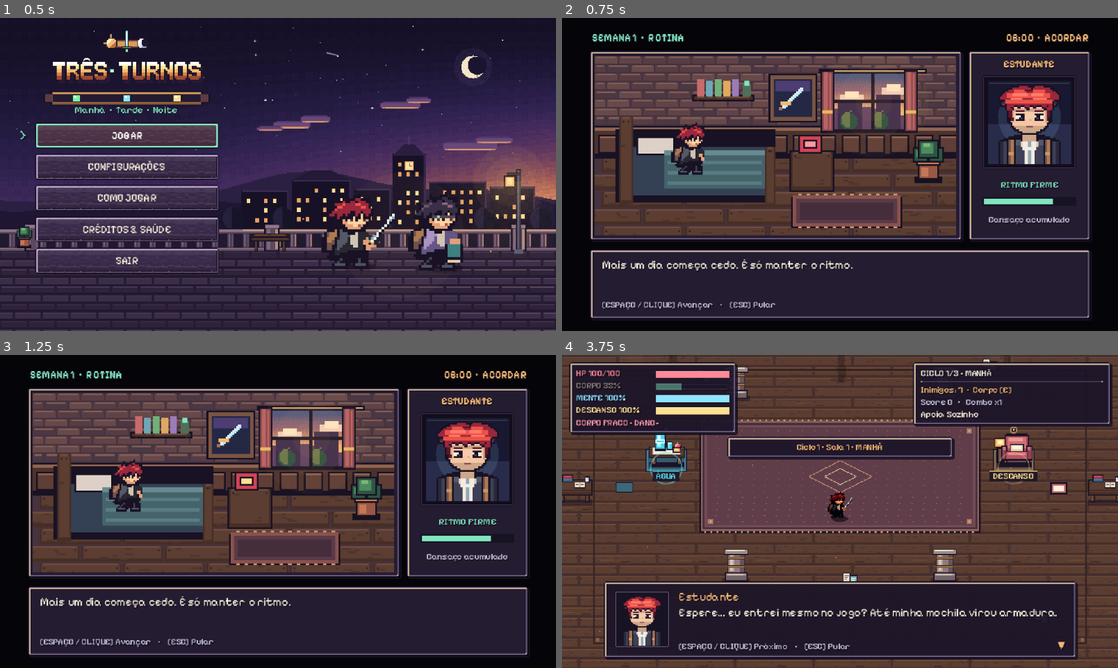
Above: before the commit, frames 1-4 (two rows, left to right).
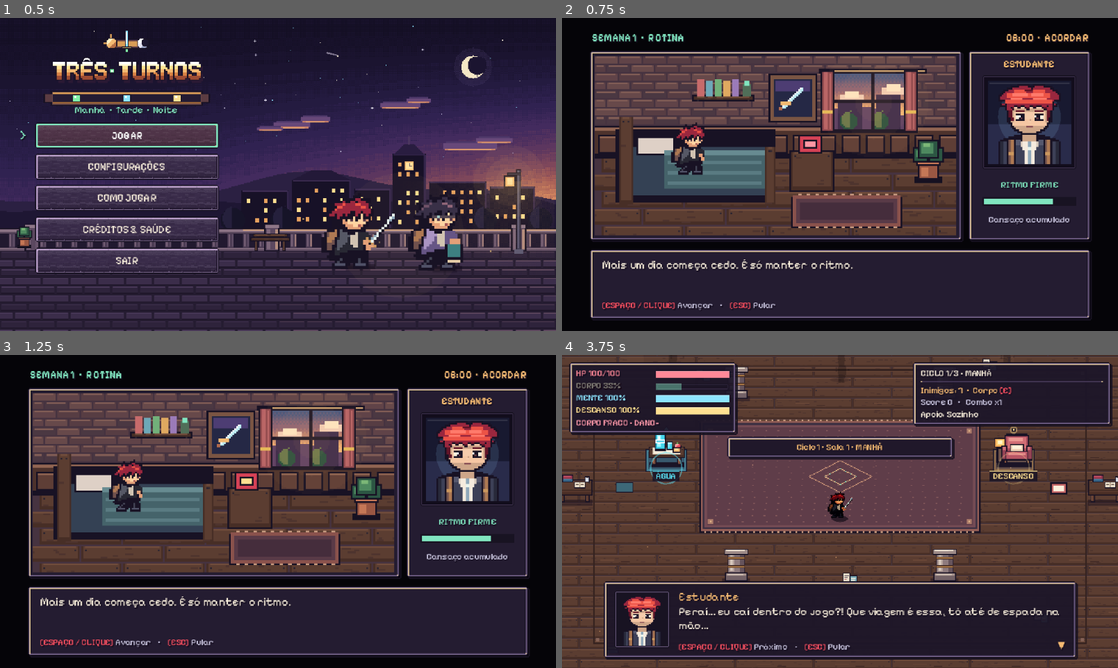
Above: after the commit, the same moments.

Repository: Honorato1337/sasi-game-jam-2026
Game: Godot game, scene res://scenes/levels/arena.tscn
Same seed, same stepped clock (60 frames per second), same inputs: the game is played once before the commit and once after it.
Inputs (mouse positions are in pixels of both pictures, inside the frame that each line leads up to):
- Up to frame 1 (0.5 s): no input
- Up to frame 2 (0.75 s): click "JOGAR" at 0.5 s
- Up to frame 3 (1.25 s): no input
- Up to frame 4 (3.75 s): tap Enter at 1.25 s; move the mouse to (962, 495) at 1.27 s; hold D (move_right) 1.28-2.03 s; tap Space (attack) at 1.35, 2 s; click (962, 495) at 1.42 s; move the mouse to (728, 527) at 2.02 s; hold S (move_down) 2.03-2.78 s; tap R (breathe) at 2.1 s; click (728, 527) at 2.17 s; move the mouse to (895, 442) at 2.77 s; hold D (move_right) 2.78-3.53 s; tap Shift (dash) at 2.85 s; click (895, 442) at 2.92 s; move the mouse to (812, 574) at 3.52 s; hold W (move_up) from 3.53 s (still down); tap E (interact) at 3.6 s; click (812, 574) at 3.67 s

Frame 1 is identical in both runs. In frame 2, 0.3% of the frame differs, in the area x 7-39%, y 90-94%; in frame 3, 0.3%; in frame 4, 1.6%, in the area x 2-90%, y 10-95%.

Commit message:
T-034: dialogos naturais, teclas em vermelho, pitch deck e builds atualizadas

Diff:
--- a/sasi-game-jam-2026/scenes/objects/care_station.gd
+++ b/sasi-game-jam-2026/scenes/objects/care_station.gd
@@ -7,6 +7,7 @@
 enum StationType { WATER_SNACK, REST_SPOT, ROOM_PILLAR, CLASSMATE_NPC, HABIT_ALTAR, RESPITE_ALLY }
 
 const INTERACTION_RADIUS: float = 46.0
+const Retro = preload("res://scenes/ui/retro_window.gd")
 const CLASSMATE_SHEET = preload("res://assets/sprites/classmate_sheet.png")
 const ROOM_PROPS_SHEET = preload("res://assets/sprites/room_props_sheet.png")
 
@@ -177,7 +178,23 @@
 	_badge.draw_rect(Rect2(box.position + Vector2(2, box.size.y - 2), Vector2(box.size.x - 4, 1)), border_col)
 	_badge.draw_rect(Rect2(box.position + Vector2(1, 2), Vector2(1, box.size.y - 4)), border_col)
 	_badge.draw_rect(Rect2(box.position + Vector2(box.size.x - 2, 2), Vector2(1, box.size.y - 4)), border_col)
-	_badge.draw_string(font, origin, prompt, HORIZONTAL_ALIGNMENT_LEFT, -1, 11, Color("#fff2ce"))
+	var cursor_x: float = origin.x
+	var idx: int = 0
+	var length: int = prompt.length()
+	while idx < length:
+		var open_idx: int = prompt.find("[", idx)
+		var close_idx: int = prompt.find("]", open_idx + 1) if open_idx != -1 else -1
+		var seg_end: int = length
+		var seg_col: Color = Color("#fff2ce")
+		if open_idx == idx and close_idx != -1:
+			seg_end = close_idx + 1
+			seg_col = Retro.KEY_RED
+		elif open_idx > idx and close_idx != -1:
+			seg_end = open_idx
+		var segment: String = prompt.substr(idx, seg_end - idx)
+		_badge.draw_string(font, Vector2(cursor_x, origin.y), segment, HORIZONTAL_ALIGNMENT_LEFT, -1, 11, seg_col)
+		cursor_x += font.get_string_size(segment, HORIZONTAL_ALIGNMENT_LEFT, -1, 11).x
+		idx = seg_end
 
 
 func _draw() -> void:
--- a/sasi-game-jam-2026/scenes/ui/cutscene_player.gd
+++ b/sasi-game-jam-2026/scenes/ui/cutscene_player.gd
@@ -42,17 +42,17 @@
 ]
 const HAPPY_TIMES: Array[String] = ["07:00", "07:35", "08:30", "12:15", "17:45", "22:30"]
 const HAPPY_CAPTIONS: Array[String] = [
-	"A rotina continua cedo, mas agora começa bebendo água fresca e respirando fundo.",
-	"O ônibus e o caminho são os mesmos — a diferença é aceitar a rotina sem se cobrar além da conta.",
-	"As aulas e deveres seguem no seu tempo, um passo de cada vez e com água sempre por perto.",
-	"Pausa de verdade no RU com os amigos. Comer bem também faz parte da jornada.",
-	"Fim de tarde reservado para treinar, movimentar o corpo e descarregar a tensão do dia.",
-	"Tela desligada e mente em paz. Dormir bem na hora certa para viver o amanhã sem pressa.",
+	"O despertador ainda toca cedo, mas agora o dia começa com calma e um copo d'água.",
+	"O mesmo busão de sempre — só que sem carregar o peso do mundo na mochila.",
+	"Uma matéria de cada vez, anotando no meu ritmo e sem esquecer da garrafinha.",
+	"Almoço sem pressa no RU, jogando conversa fora com o pessoal da turma.",
+	"Fim de tarde pra suar a camisa, soltar o corpo e deixar o estresse ir embora.",
+	"Celular longe e cabeça tranquila. Amanhã tem mais, e tá tudo bem.",
 ]
 const EXIT_CAPTIONS: Array[String] = [
-	"Saio da tela no susto, ofegante no chão do meu quarto... tudo aquilo foi uma alucinação.",
-	"A rotina não vai desaparecer, mas fui eu quem esqueceu de cuidar de mim dentro dela.",
-	"Beber água, treinar, descansar e dormir bem... aceitar a rotina é aprender a viver em equilíbrio.",
+	"Acordo no susto no tapete do quarto, coração acelerado... eu dormi com o controle na mão?",
+	"A rotina puxada não vai sumir sozinha... mas eu tinha esquecido de mim no meio dela.",
+	"Um copo d'água, um treino, uma noite bem dormida. Um dia de cada vez já basta.",
 ]
 const SCENE_TIMES: Array[Array] = [
 	["06:00", "06:40", "08:00", "12:30", "18:30", "23:30"],
@@ -95,9 +95,9 @@
 	"Cansaço.",
 ]
 const CONSOLE_CAPTIONS: Array[String] = [
-	"Preciso desligar a cabeça... talvez jogar um pouco ajude a descansar.",
-	"O videogame liga. A luz da tela preenche o quarto escuro...",
-	"E quando percebo... eu entrei dentro do jogo.",
+	"Minha cabeça não para... vou ligar o videogame um pouco pra ver se desligo.",
+	"A TV acende no quarto escuro. Os olhos pesam na frente da tela...",
+	"E num piscar de olhos... parece que a tela me puxou pra dentro.",
 ]
 const HOPE_LINES: Array[String] = [
 	"A vida é uns deveres que nós trouxemos para fazer em casa.",
@@ -141,7 +141,7 @@
 var _intro_poem_stage: Node2D
 var _intro_poem_labels: Array[Label] = []
 var _intro_poem_author: Label
-var _intro_poem_prompt: Label
+var _intro_poem_prompt: RichTextLabel
 
 var _console_root: Control
 var _console_stage: Node2D
@@ -151,7 +151,7 @@
 var _ending_stage: Node2D
 var _ending_poem_labels: Array[Label] = []
 var _ending_poem_author: Label
-var _ending_poem_prompt: Label
+var _ending_poem_prompt: RichTextLabel
 
 var _feather_seeds: Array[Vector3] = []
 
@@ -239,7 +239,7 @@
 	_montage_caption = Retro.label(caption_box, Rect2(14, 10, 548, 40), "", 13, Retro.CREAM)
 	_montage_caption.autowrap_mode = TextServer.AUTOWRAP_WORD_SMART
 	_montage_caption.vertical_alignment = VERTICAL_ALIGNMENT_TOP
-	Retro.label(caption_box, Rect2(14, 56, 548, 16),
+	Retro.rich_label(caption_box, Rect2(14, 56, 548, 16),
 			"[ESPAÇO / CLIQUE] Avançar    •    [ESC] Pular", 10, Retro.MUTED)
 
 
@@ -278,7 +278,7 @@
 			"— Álvaro de Campos (Fernando Pessoa, 1934)", 11, Retro.BEVEL_LIGHT,
 			HORIZONTAL_ALIGNMENT_CENTER, false)
 	_intro_poem_author.modulate.a = 0.0
-	_intro_poem_prompt = Retro.label(_intro_poem_root, Rect2(48, 328, 544, 18),
+	_intro_poem_prompt = Retro.rich_label(_intro_poem_root, Rect2(48, 328, 544, 18),
 			"[ESPAÇO / CLIQUE] Continuar    •    [ESC] Pular", 10, Color("#8f88a6"),
 			HORIZONTAL_ALIGNMENT_CENTER, false)
 
@@ -304,7 +304,7 @@
 	_console_caption = Retro.label(box, Rect2(14, 10, 548, 36), "", 13, Retro.CREAM)
 	_console_caption.autowrap_mode = TextServer.AUTOWRAP_WORD_SMART
 	_console_caption.vertical_alignment = VERTICAL_ALIGNMENT_TOP
-	Retro.label(box, Rect2(14, 50, 548, 16),
+	Retro.rich_label(box, Rect2(14, 50, 548, 16),
 			"[ESPAÇO / CLIQUE] Continuar    •    [ESC] Pular", 10, Retro.MUTED)
 
 
@@ -343,7 +343,7 @@
 	_ending_poem_author = Retro.label(_ending_poem_root, Rect2(32, 260, 428, 18),
 			"— Mário Quintana", 11, Retro.GOLD, HORIZONTAL_ALIGNMENT_CENTER)
 	_ending_poem_author.modulate.a = 0.0
-	_ending_poem_prompt = Retro.label(_ending_poem_root, Rect2(32, 314, 428, 16),
+	_ending_poem_prompt = Retro.rich_label(_ending_poem_root, Rect2(32, 314, 428, 16),
 			"[ESPAÇO / CLIQUE] Continuar    •    [ESC] Pular", 10, Retro.MUTED,
 			HORIZONTAL_ALIGNMENT_CENTER)
 
--- a/sasi-game-jam-2026/scenes/ui/hud.gd
+++ b/sasi-game-jam-2026/scenes/ui/hud.gd
@@ -20,9 +20,10 @@
 
 var _meters: Array[ProgressBar] = []
 var _names: Array[Label] = []
-var _alert: Label
+var _alert: RichTextLabel
+var _last_alert: String = ""
 var _room: Label
-var _objective: Label
+var _objective: RichTextLabel
 var _score: Label
 var _ally: Label
 var _breathing: Panel
@@ -53,12 +54,14 @@
 		var y: int = 6 + index * 14
 		_names.append(Retro.label(vitals, Rect2(8, y, 90, 14), NAMES[index], 10, COLORS[index]))
 		_meters.append(Retro.meter(vitals, Rect2(100, y + 4, 84, 6), COLORS[index]))
-	_alert = Retro.label(vitals, Rect2(8, 63, 176, 13), "", 10, Color("#ff9aab"))
+	_alert = Retro.rich_label(vitals, Rect2(8, 63, 176, 13), "", 10, Color("#ff9aab"))
+	_alert.autowrap_mode = TextServer.AUTOWRAP_OFF
 
 	var info: Panel = Retro.panel(self, Rect2(404, 8, 228, 72), true)
 	_room = Retro.label(info, Rect2(9, 6, 210, 14), "", 10, Retro.CREAM)
 	Retro.divider(info, Rect2(9, 22, 210, 1))
-	_objective = Retro.label(info, Rect2(9, 25, 210, 14), "", 10, Retro.GOLD)
+	_objective = Retro.rich_label(info, Rect2(9, 25, 210, 14), "", 10, Retro.GOLD)
+	_objective.autowrap_mode = TextServer.AUTOWRAP_OFF
 	_score = Retro.label(info, Rect2(9, 39, 210, 14), "", 10, Retro.MUTED)
 	_ally = Retro.label(info, Rect2(9, 53, 210, 14), "", 10, Retro.CREAM)
 
@@ -80,12 +83,14 @@
 	_banner_box.hide()
 
 	_breathing = Retro.panel(self, Rect2(8, 320, 174, 32), true)
-	Retro.label(_breathing, Rect2(8, 4, 158, 14), "Segure [R] Respirar", 10)
+	var breath_lbl: RichTextLabel = Retro.rich_label(_breathing, Rect2(8, 4, 158, 14), "Segure [R] Respirar", 10)
+	breath_lbl.autowrap_mode = TextServer.AUTOWRAP_OFF
 	_breath = Retro.meter(_breathing, Rect2(8, 21, 158, 5), Retro.MINT)
 	_breath.max_value = 1.0
 	_clarity = Retro.panel(self, Rect2(342, 320, 290, 32), true, true)
-	Retro.label(_clarity, Rect2(8, 8, 274, 16), "GOLPE DE CLAREZA PRONTO [ESPAÇO/CLIQUE]",
-			10, Retro.GOLD, HORIZONTAL_ALIGNMENT_CENTER)
+	var clarity_lbl: RichTextLabel = Retro.rich_label(_clarity, Rect2(8, 8, 274, 16),
+			"GOLPE DE CLAREZA PRONTO [ESPAÇO/CLIQUE]", 10, Retro.GOLD, HORIZONTAL_ALIGNMENT_CENTER)
+	clarity_lbl.autowrap_mode = TextServer.AUTOWRAP_OFF
 
 	GameManager.state_changed.connect(_on_state_changed)
 	GameManager.hp_changed.connect(_on_hp_changed)
@@ -113,7 +118,7 @@
 
 
 func set_objective(message: String) -> void:
-	_objective.text = message
+	_objective.text = Retro.highlight_keys(message)
 
 
 func set_survival_status(active: bool, remaining: float = 0.0, duration: float = 28.0) -> void:
@@ -269,7 +274,9 @@
 		status_msg = "LENTIDÃO"
 	elif low:
 		status_msg = "PILAR BAIXO"
-	_alert.text = status_msg
+	if status_msg != _last_alert:
+		_last_alert = status_msg
+		_alert.text = Retro.highlight_keys(status_msg)
 	_alert.modulate.a = 1.0 if blink else 0.62
 	var glow: float = 1.03 + 0.16 * sin(_pulse * TAU)
 	_clarity.modulate = Color(glow, glow, 1.0)
--- a/sasi-game-jam-2026/scenes/ui/retro_window.gd
+++ b/sasi-game-jam-2026/scenes/ui/retro_window.gd
@@ -14,8 +14,10 @@
 const BODY_HUD: Color = Color("#1e172ae0")
 const MINT: Color = Color("#81e6c0")
 const GOLD: Color = Color("#f4ba72")
+const KEY_RED: Color = Color("#ff5263")
 
 static var _box_cache: Dictionary[String, StyleBoxTexture] = {}
+static var _key_regex: RegEx
 
 
 static func style(fill: Color, border: Color, width: int = 1) -> StyleBoxFlat:
@@ -226,6 +228,48 @@
 	return block_rect
 
 
+static func highlight_keys(content: String, key_color: Color = KEY_RED) -> String:
+	if _key_regex == null:
+		_key_regex = RegEx.new()
+		_key_regex.compile("\\[([^\\[\\]]+)\\]")
+	var matches: Array[RegExMatch] = _key_regex.search_all(content)
+	if matches.is_empty():
+		return content
+	var hex: String = key_color.to_html(false)
+	var result: String = ""
+	var cursor: int = 0
+	for hit: RegExMatch in matches:
+		result += content.substr(cursor, hit.get_start() - cursor)
+		result += "[color=#%s][lb]%s[rb][/color]" % [hex, hit.get_string(1)]
+		cursor = hit.get_end()
+	result += content.substr(cursor)
+	return result
+
+
+static func rich_label(parent: Node, rect: Rect2, content: String, font_size: int,
+		color: Color = CREAM, alignment: HorizontalAlignment = HORIZONTAL_ALIGNMENT_LEFT,
+		shadow: bool = true, key_color: Color = KEY_RED) -> RichTextLabel:
+	var caption: RichTextLabel = RichTextLabel.new()
+	caption.bbcode_enabled = true
+	caption.scroll_active = false
+	caption.fit_content = false
+	caption.autowrap_mode = TextServer.AUTOWRAP_WORD_SMART
+	caption.horizontal_alignment = alignment
+	caption.vertical_alignment = VERTICAL_ALIGNMENT_CENTER
+	caption.mouse_filter = Control.MOUSE_FILTER_IGNORE
+	caption.add_theme_stylebox_override(&"normal", StyleBoxEmpty.new())
+	caption.add_theme_font_size_override(&"normal_font_size", font_size)
+	caption.add_theme_font_size_override(&"bold_font_size", font_size)
+	caption.add_theme_color_override(&"default_color", color)
+	if shadow:
+		caption.add_theme_color_override(&"font_shadow_color", Color(0.08, 0.05, 0.12, 0.85))
+		caption.add_theme_constant_override(&"shadow_offset_x", 1)
+		caption.add_theme_constant_override(&"shadow_offset_y", 1)
+	caption.text = highlight_keys(content, key_color)
+	place(caption, parent, rect)
+	return caption
+
+
 static func label(parent: Node, rect: Rect2, content: String, font_size: int,
 		color: Color = CREAM, alignment: HorizontalAlignment = HORIZONTAL_ALIGNMENT_LEFT,
 		shadow: bool = true) -> Label:
--- a/sasi-game-jam-2026/scenes/ui/story_dialog.gd
+++ b/sasi-game-jam-2026/scenes/ui/story_dialog.gd
@@ -16,7 +16,8 @@
 var _atlas: AtlasTexture = AtlasTexture.new()
 var _portrait_rect: TextureRect
 var _speaker: Label
-var _text: Label
+var _text: RichTextLabel
+var _raw_text: String = ""
 var _continue_arrow: Label
 
 
@@ -37,13 +38,10 @@
 	_portrait_rect.texture = _atlas
 	Retro.place(_portrait_rect, panel, Rect2(14, 13, 60, 62))
 	_speaker = Retro.label(panel, Rect2(86, 10, 446, 17), "", 13, Retro.GOLD)
-	_text = Retro.label(panel, Rect2(86, 28, 446, 36), "", 13)
-	_text.autowrap_mode = TextServer.AUTOWRAP_WORD_SMART
+	_text = Retro.rich_label(panel, Rect2(86, 27, 446, 38), "", 13)
 	_text.vertical_alignment = VERTICAL_ALIGNMENT_TOP
-	_text.clip_text = true
-	_text.max_lines_visible = 2
 	_text.visible_characters_behavior = TextServer.VC_CHARS_AFTER_SHAPING
-	Retro.label(panel, Rect2(86, 68, 410, 14), "[ESPAÇO / CLIQUE] Próximo    •    [ESC] Pular", 10, Retro.MUTED)
+	Retro.rich_label(panel, Rect2(86, 68, 410, 14), "[ESPAÇO / CLIQUE] Próximo    •    [ESC] Pular", 10, Retro.MUTED)
 	_continue_arrow = Retro.label(panel, Rect2(500, 67, 32, 15), "▼", 11, Retro.GOLD, HORIZONTAL_ALIGNMENT_RIGHT)
 	_continue_arrow.hide()
 	GameManager.state_changed.connect(_on_state_changed)
@@ -69,7 +67,8 @@
 func _show_line() -> void:
 	var entry: Dictionary = _lines[_index]
 	_speaker.text = entry["speaker"]
-	_text.text = entry["text"]
+	_raw_text = entry["text"]
+	_text.text = Retro.highlight_keys(_raw_text)
 	_text.visible_characters = 0
 	_elapsed = 0.0
 	_letter_count = 0
@@ -95,13 +94,18 @@
 	_continue_arrow.visible = not typing
 	if _continue_arrow.visible:
 		_continue_arrow.position.y = 67.0 + roundf(sin(_elapsed * 7.0) * 1.5)
-	var target: int = mini(int(_elapsed * 45.0), _text.text.length())
-	for index: int in range(_text.visible_characters, target):
-		if _text.text[index].to_lower() != _text.text[index].to_upper():
+	var raw_len: int = _raw_text.length()
+	var prev_raw: int = mini(_text.visible_characters, raw_len)
+	var target_raw: int = mini(int(_elapsed * 45.0), raw_len)
+	for index: int in range(prev_raw, target_raw):
+		if _raw_text[index].to_lower() != _raw_text[index].to_upper():
 			_letter_count += 1
 			if _letter_count % 3 == 0:
 				AudioManager.play_voice_blip()
-	_text.visible_characters = maxi(_text.visible_characters, target)
+	if int(_elapsed * 45.0) >= raw_len:
+		_text.visible_characters = _text.text.length()
+	else:
+		_text.visible_characters = maxi(_text.visible_characters, target_raw)
 
 
 func _input(event: InputEvent) -> void:
--- a/sasi-game-jam-2026/scenes/ui/title_end_screens.gd
+++ b/sasi-game-jam-2026/scenes/ui/title_end_screens.gd
@@ -216,7 +216,7 @@
 		var x: int = 16 + (index % 2) * 213
 		var y: int = 36 + floori(index / 2.0) * 27
 		Retro.block(_help_window, Rect2(x, y, 205, 24), Retro.INK)
-		Retro.label(_help_window, Rect2(x + 8, y, 113, 24), controls[index], 12, Retro.GOLD)
+		Retro.label(_help_window, Rect2(x + 8, y, 113, 24), controls[index], 12, Retro.KEY_RED)
 		Retro.label(_help_window, Rect2(x + 121, y, 76, 24), actions[index], 12, Retro.CREAM,
 				HORIZONTAL_ALIGNMENT_RIGHT)
 
@@ -230,7 +230,7 @@
 		var y: int = 122 + index * 43
 		Retro.block(_help_window, Rect2(16, y, 418, 38), Retro.INK)
 		Retro.label(_help_window, Rect2(24, y, 88, 38), topics[index], 11, Retro.MINT)
-		Retro.label(_help_window, Rect2(116, y, 310, 38), explanations[index], 11)
+		Retro.rich_label(_help_window, Rect2(116, y, 310, 38), explanations[index], 11)
 	_back_button(_help_window, 260)
 
 
--- a/sasi-game-jam-2026/scripts/data/story_dialogues.gd
+++ b/sasi-game-jam-2026/scripts/data/story_dialogues.gd
@@ -7,59 +7,59 @@
 
 const SEQUENCES: Dictionary = {
 	"room_1_morning": [
-		{"speaker": "Estudante", "portrait": "student", "text": "Espere... eu entrei mesmo no jogo? Até minha mochila virou armadura."},
-		{"speaker": "Estudante", "portrait": "student", "text": "Esses vultos são completamente pretos... só o peso escuro da manhã."},
-		{"speaker": "Estudante", "portrait": "student", "text": "Antes de enfrentar tudo, preciso beber água. A garrafa está brilhando ali. [E]"},
+		{"speaker": "Estudante", "portrait": "student", "text": "Peraí... eu caí dentro do jogo?! Que viagem é essa, tô até de espada na mão..."},
+		{"speaker": "Estudante", "portrait": "student", "text": "Que vultos são esses no meu quarto? Meu corpo tá pesado demais hoje..."},
+		{"speaker": "Estudante", "portrait": "student", "text": "Tô com a boca seca desde cedo. Melhor beber uma água ali antes de ir. [E]"},
 	],
 	"room_2_afternoon": [
-		{"speaker": "Estudante", "portrait": "student", "text": "O laboratório de tarde... ainda mais vultos negros espalhados entre os prazos."},
-		{"speaker": "Estudante", "portrait": "student", "text": "Um colega está perto da bancada. Posso pedir apoio antes que aperte. [E]"},
+		{"speaker": "Estudante", "portrait": "student", "text": "O lab à tarde... só de olhar pra essas bancadas já bate o peso das entregas."},
+		{"speaker": "Estudante", "portrait": "student", "text": "Ó, tem colega meu ali no canto! Vou pedir uma força antes que eu trave. [E]"},
 	],
 	"classmate_help": [
-		{"speaker": "Colega", "portrait": "classmate", "text": "Respira fundo comigo. Você não precisa carregar tudo sozinho."},
-		{"speaker": "Colega", "portrait": "classmate", "text": "Eu fico por perto enquanto você recupera o fôlego."},
+		{"speaker": "Colega", "portrait": "classmate", "text": "Ei, calma! Respira comigo... você não precisa carregar o semestre nas costas."},
+		{"speaker": "Colega", "portrait": "classmate", "text": "Deixa que eu te ajudo aqui. Fica perto de mim pra esfriar um pouco a cabeça."},
 	],
 	"room_3_night": [
-		{"speaker": "Estudante", "portrait": "student", "text": "Caiu a noite... e mais sombras cercam o apartamento. O dia não acaba."},
-		{"speaker": "Estudante", "portrait": "student", "text": "Se eu equilibrar Corpo, Mente e Descanso, a porta lá em cima se abre."},
+		{"speaker": "Estudante", "portrait": "student", "text": "Já escureceu e minha cabeça continua a mil... parece que esse dia não acaba."},
+		{"speaker": "Estudante", "portrait": "student", "text": "Não adianta só bater. Se eu não cuidar do corpo e descansar, não saio daqui."},
 	],
 	"room_4_c2_morning": [
-		{"speaker": "Estudante", "portrait": "student", "text": "De novo de manhã?! A neblina começou a ceder em volta das sombras..."},
-		{"speaker": "Estudante", "portrait": "student", "text": "Espere... não são monstros. Esse cabelo ruivo e essa mochila..."},
+		{"speaker": "Estudante", "portrait": "student", "text": "De manhã de novo?! Não acredito que voltei pro começo... pera, olha aquilo."},
+		{"speaker": "Estudante", "portrait": "student", "text": "A fumaça tá baixando... esse cabelo ruivo, essa mochila nas costas... sou eu?!"},
 	],
 	"room_5_c2_afternoon": [
-		{"speaker": "Estudante", "portrait": "student", "text": "Outro turno no laboratório. Estou preso nesse ciclo de três tempos."},
-		{"speaker": "Estudante", "portrait": "student", "text": "Preciso aguentar 28 segundos até o sinal tocar sem deixar Corpo e Mente caírem!"},
+		{"speaker": "Estudante", "portrait": "student", "text": "Outra tarde preso no lab... quanto mais eu corro, mais cobrança aparece!"},
+		{"speaker": "Estudante", "portrait": "student", "text": "Não dá pra resolver tudo no grito. Só preciso aguentar firme até bater o sinal!"},
 	],
 	"room_6_c2_night": [
-		{"speaker": "Estudante", "portrait": "student", "text": "Outra madrugada sem descanso. Cada descuido meu se multiplica na sala."},
-		{"speaker": "Estudante", "portrait": "student", "text": "Água, pausa, respiração [R]... ainda dá tempo de quebrar esse ciclo."},
+		{"speaker": "Estudante", "portrait": "student", "text": "Mais uma madrugada em claro... cada descuido meu virou sombra nessa sala."},
+		{"speaker": "Estudante", "portrait": "student", "text": "Um gole d'água, uma pausa, puxar o ar [R]... eu não vou pifar aqui dentro."},
 	],
 	"room_7_c3_morning": [
-		{"speaker": "Estudante", "portrait": "student", "text": "Terceira volta... a escuridão sumiu. Todas as sombras têm o meu rosto."},
-		{"speaker": "Estudante", "portrait": "student", "text": "A negligência multiplicou a minha própria cobrança por todo o quarto."},
+		{"speaker": "Estudante", "portrait": "student", "text": "A fumaça sumiu de vez... olha pra eles. Todos eles têm o meu rosto."},
+		{"speaker": "Estudante", "portrait": "student", "text": "Nunca teve monstro nenhum aqui. Era só eu me cobrando até não sobrar nada."},
 	],
 	"room_8_c3_afternoon": [
-		{"speaker": "Estudante", "portrait": "student", "text": "Última tarde desse ciclo. Não quero continuar fugindo de mim mesmo."},
-		{"speaker": "Estudante", "portrait": "student", "text": "Aguentar 28 segundos cuidando do corpo e da mente — é só até o último sinal!"},
+		{"speaker": "Estudante", "portrait": "student", "text": "Última aula do dia. Chega de me atropelar tentando dar conta de tudo."},
+		{"speaker": "Estudante", "portrait": "student", "text": "Só segurar a onda até o último sinal... dessa vez respeitando o meu limite."},
 	],
 	"room_9_c3_night": [
-		{"speaker": "Estudante", "portrait": "student", "text": "Essa silhueta gigante sou eu... destruído por cada dia sem cuidado."},
-		{"speaker": "Estudante", "portrait": "student", "text": "Corpo, Mente e Descanso. Se eu me equilibrar e respirar [R], encerro isso."},
+		{"speaker": "Estudante", "portrait": "student", "text": "Olha o meu estado... esse gigante aí na frente é tudo que eu engoli calado."},
+		{"speaker": "Estudante", "portrait": "student", "text": "Chega de me deixar pra depois. Vou manter os pilares acesos, respirar [R] e sair!"},
 	],
 	"respite_1": [
-		{"speaker": "Colega", "portrait": "classmate", "text": "Conseguimos sair do primeiro ciclo. Sente o vento aqui fora e respira um pouco."},
-		{"speaker": "Estudante", "portrait": "student", "text": "Tem três cadernos iluminados nos pedestais. Vou escolher um cuidado [E] para seguir."},
+		{"speaker": "Colega", "portrait": "classmate", "text": "Passamos do primeiro aperto. Vem cá, pega um vento aqui fora... sem pressa."},
+		{"speaker": "Estudante", "portrait": "student", "text": "Nossa, eu precisava desse silêncio... Vou anotar uma meta ali no caderno [E]."},
 	],
 	"respite_2": [
-		{"speaker": "Colega", "portrait": "classmate", "text": "Mais uma pausa merecida antes da reta final. Nada te apressa aqui no terraço."},
-		{"speaker": "Estudante", "portrait": "student", "text": "Vou recuperar o fôlego, ajustar meu último hábito [E] e encarar o último ciclo."},
+		{"speaker": "Colega", "portrait": "classmate", "text": "Olha o tanto que você já segurou. Descansa um pouco, ninguém tá te cobrando aqui."},
+		{"speaker": "Estudante", "portrait": "student", "text": "Valeu por ficar comigo. Vou escolher mais um cuidado ali [E] antes de voltar."},
 	],
 	"respite_ally_chat": [
-		{"speaker": "Colega", "portrait": "classmate", "text": "Cuidar de si também faz parte do caminho. Estou com você até o amanhecer."},
+		{"speaker": "Colega", "portrait": "classmate", "text": "A faculdade importa, mas você vem primeiro. Tamo junto até amanhecer!"},
 	],
 	"victory": [
-		{"speaker": "Estudante", "portrait": "student", "text": "O gigante se desfaz em luz... esse tempo todo eu estava lutando contra mim mesmo."},
-		{"speaker": "Estudante", "portrait": "student", "text": "A tela da TV começa a me puxar de volta para o meu quarto..."},
+		{"speaker": "Estudante", "portrait": "student", "text": "Passou... o peso soltou do peito. Eu só precisava parar de brigar comigo mesmo."},
+		{"speaker": "Estudante", "portrait": "student", "text": "A luz da TV tá me chamando... acho que finalmente posso voltar pro meu quarto."},
 	],
 }
Not shown, changed: CREDITS_AND_AI.md
Not shown, changed: TASKS.md
Not shown, added: pitch/Pitch_Tres_Turnos.pptx
Not shown, changed: releases/tres-turnos-linux.zip
Not shown, changed: releases/tres-turnos-macos.zip
Not shown, changed: releases/tres-turnos-web.zip
Not shown, changed: releases/tres-turnos-windows.zip
